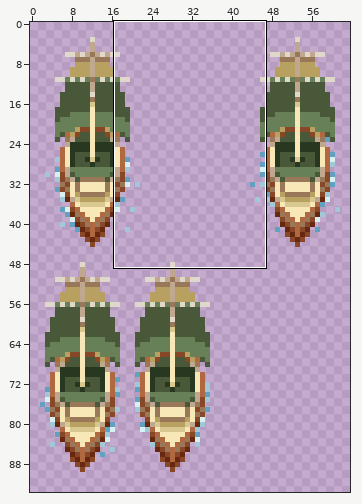
Sprite sheet -- Resources/ship/ships.png. Above: a wide view before the commit, with the close-up outlined.
Close-up. Before:
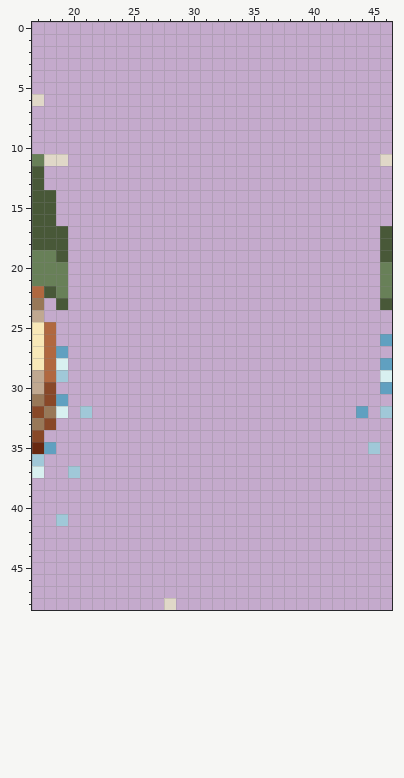
The file is 64x128 pixels. Shown: x 17..46, y 0..48. The old version is drawn lined up with the new one. The wide view leaves out empty margins.
After:
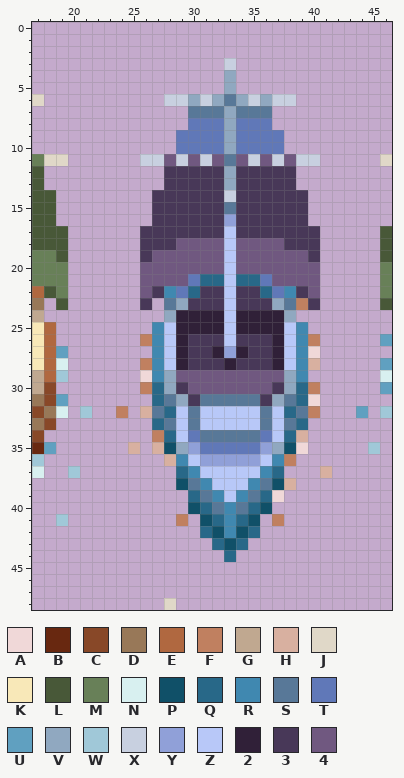
Palette (. is transparent): A #f0d8d8  B #682810  C #884828  D #987858  E #b06840  F #c08060  G #c0a890  H #d8b0a0  J #e0d8c8  K #f8e8b8  L #485838  M #688058  N #d8f0f0  P #105068  Q #286888  R #4088b0  S #587898  T #6078b8  U #60a0c0  V #90a8c0  W #a0c8d8  X #c8d0e0  Y #90a0d8  Z #b8c8f8  2 #302038  3 #483858  4 #705880
The edit:
drawings rearranged on the sheet (the old picture shows each at its new place)
Changed rows in their new state; - is an unchanged pixel.
first column x 24:
 3 ---------X--------
 4 ---------V--------
 5 ---------V--------
 6 ----XXVXVSVXVXX---
 7 ------SSSVSSS-----
 8 ------TTTVTTT-----
 9 -----TTTTVTTTT----
10 -----TTTTVTTTT----
11 --XX4X4X4S4X4X4XX-
12 ----33333V33333---
13 ----33333V33333---
14 ---333333X333333--
15 ---333333S333333--
16 ---333333Y333333--
17 --3333333Z3333333-
18 --3334444Z4444333-
19 --3444444Z4444443-
20 --4444444Z4444444-
21 --4444TQQZQQT4444-
22 --43RTQ33Z33QTR34-
23 --3-SV333Z333VSF3-
24 ----V2222Z2222V---
25 ---RZ2222Z2222ZR--
26 --FRZ2333Z3332ZRF-
27 ---RZ2332Y2332ZRA-
28 --FRZ233323332ZRH-
29 --ARV444444444VR--
30 --FQV344444443VQF-
31 ---QSV3SSSSS3VSQA-
32 F-HSQZSZZZZZSZQSF-
33 ---QSZSZZZZZSZSQ--
34 ---FQZTSSSSSTZQH--
35 -H-HPVYTTTTTYVPA--
36 ----HRZYYYYYZRF---
37 -----QRZZZZZRQ---H
38 -----PSRZZZRSPH---
39 ------QSRZRSQA----
40 ------PQSRSQP-----
41 -----F-PQRQP-F----
42 -------QPRPQ------
43 --------QPQ-------
44 ---------Q--------
Changed places in both close-ups, as pixel boxes (x1, y1, x2, y2):
added: (116, 58, 332, 562)
